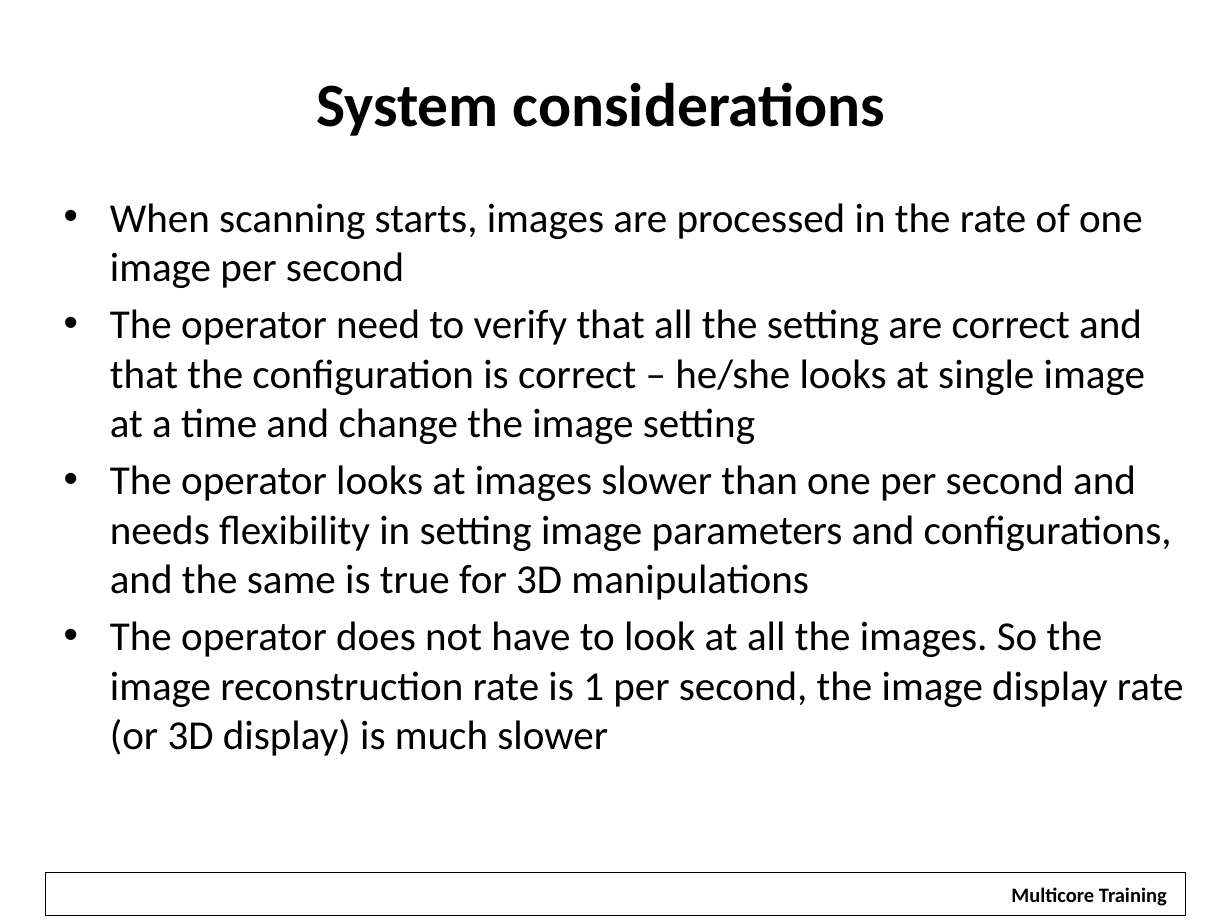
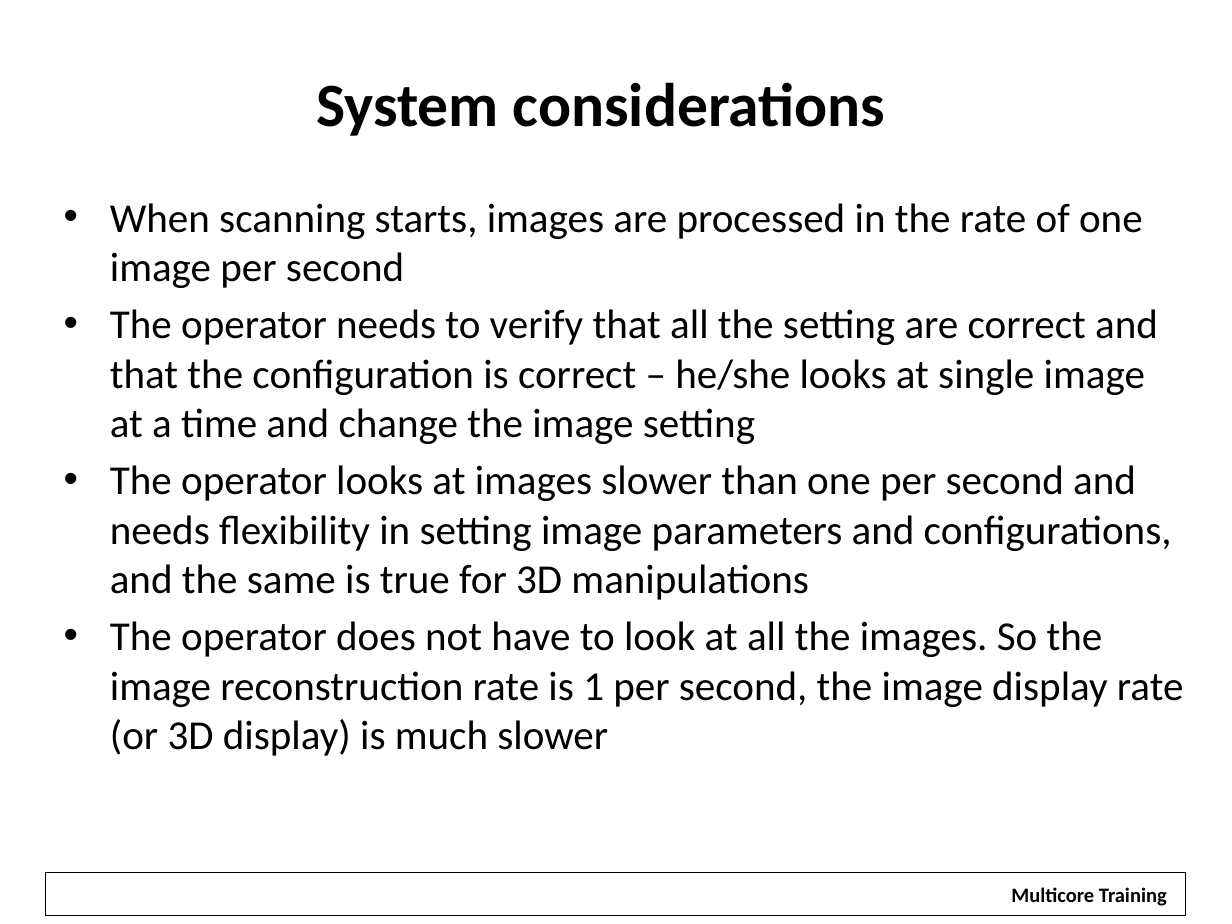
Before and after one commit to hari1989/keystone-workshop, a slide deck: slide 14 of preliminary/Working/presentations/multicoreConsiderationArm.pptx. Drawn at 1232x924 pixels with LibreOffice and Linux fonts; fonts in the diff are those of the drawing; background and template pictures are left out. Boxes give left, top, right and bottom in pixels: in the first picture for what was removed or moved away, otherwise in the second. Text is boxed around its words. In the diff, an @@ line names an element or a change of style, - is before the commit and + after.

```diff
--- a/preliminary/Working/presentations/multicoreConsiderationArm.pptx
+++ b/preliminary/Working/presentations/multicoreConsiderationArm.pptx
@@ text at [110,309,1158,444]: text changed @@
-• The operator need to verify that all the setting are correct and that the configuration is correct – he/she looks at single image at a time and change the image setting
+• The operator needs to verify that all the setting are correct and that the configuration is correct – he/she looks at single image at a time and change the image setting
```
Also in this commit, not shown: 3 other slides changed.
